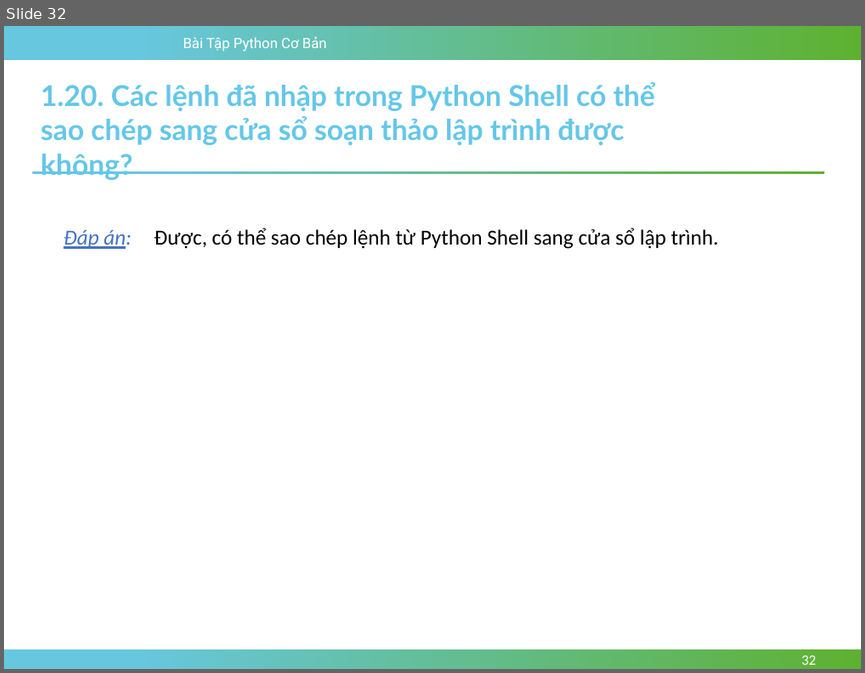
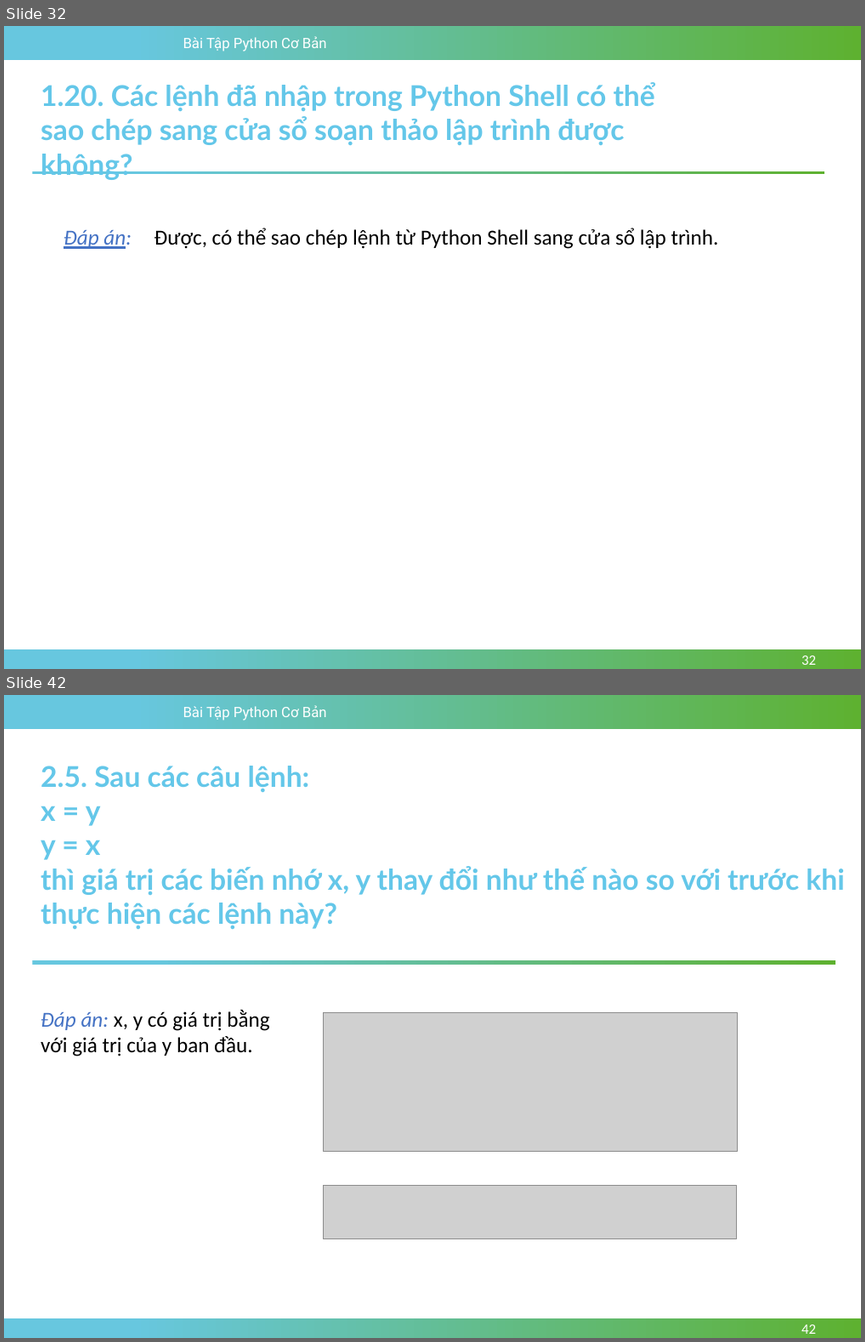
Before and after one commit to TriPhan0511/BaiTapPythonCoBan, a slide deck: documents/slides/Chuong-02-Lam-Quen-Voi-Moi-Truong-Tuong-Tac-Python.pptx. Shown one above the other, each under a label of ours: slide 32 before the commit, slides 32 and 42 after it; the slides between them are not shown. The pictures are 865x673 and 865x1342 pixels, drawn with LibreOffice and Linux fonts; fonts in the diff are those of the drawing; grey boxes stand for pictures; background and template pictures are left out. Boxes give left, top, right and bottom in pixels: in the first picture for what was removed or moved away, otherwise in the second. Text is boxed around its words. In the diff, an @@ line names an element or a change of style, - is before the commit and + after.

```diff
--- a/documents/slides/Chuong-02-Lam-Quen-Voi-Moi-Truong-Tuong-Tac-Python.pptx
+++ b/documents/slides/Chuong-02-Lam-Quen-Voi-Moi-Truong-Tuong-Tac-Python.pptx
@@ slide 42 added at box(4, 695, 861, 1338), background #FFFFFF; not listed: 3 template elements that a slide beside it also shows @@
@@ text added at box(41, 766, 844, 929), 24 pt, text #64C7E9, bold @@
+2.5. Sau các câu lệnh:
+x = y
+y = x
+thì giá trị các biến nhớ x, y thay đổi như thế nào so với trước khi thực hiện các lệnh này?
@@ rectangle added at box(32, 960, 835, 965), fill gradient #67C7DF to #5EB130 @@
@@ text added at box(41, 1009, 269, 1056), 18 pt, text #000000 @@
+Đáp án: x, y có giá trị bằng với giá trị của y ban đầu.
@@ picture added at box(324, 1012, 738, 1151) @@
@@ picture added at box(324, 1185, 737, 1239) @@
@@ page number added at box(801, 1324, 816, 1333), 12 pt, text #FFFFFF @@
+42
```
Also in this commit, not shown: 1 slide changed, 13 other slides added, 10 other files.
